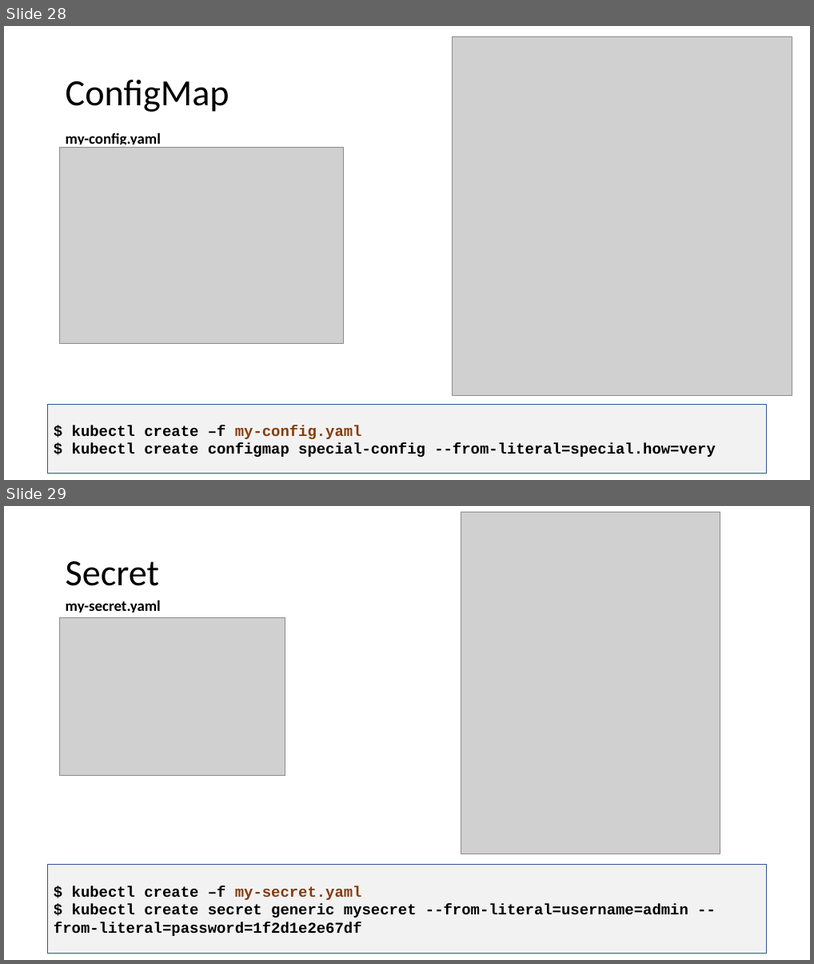
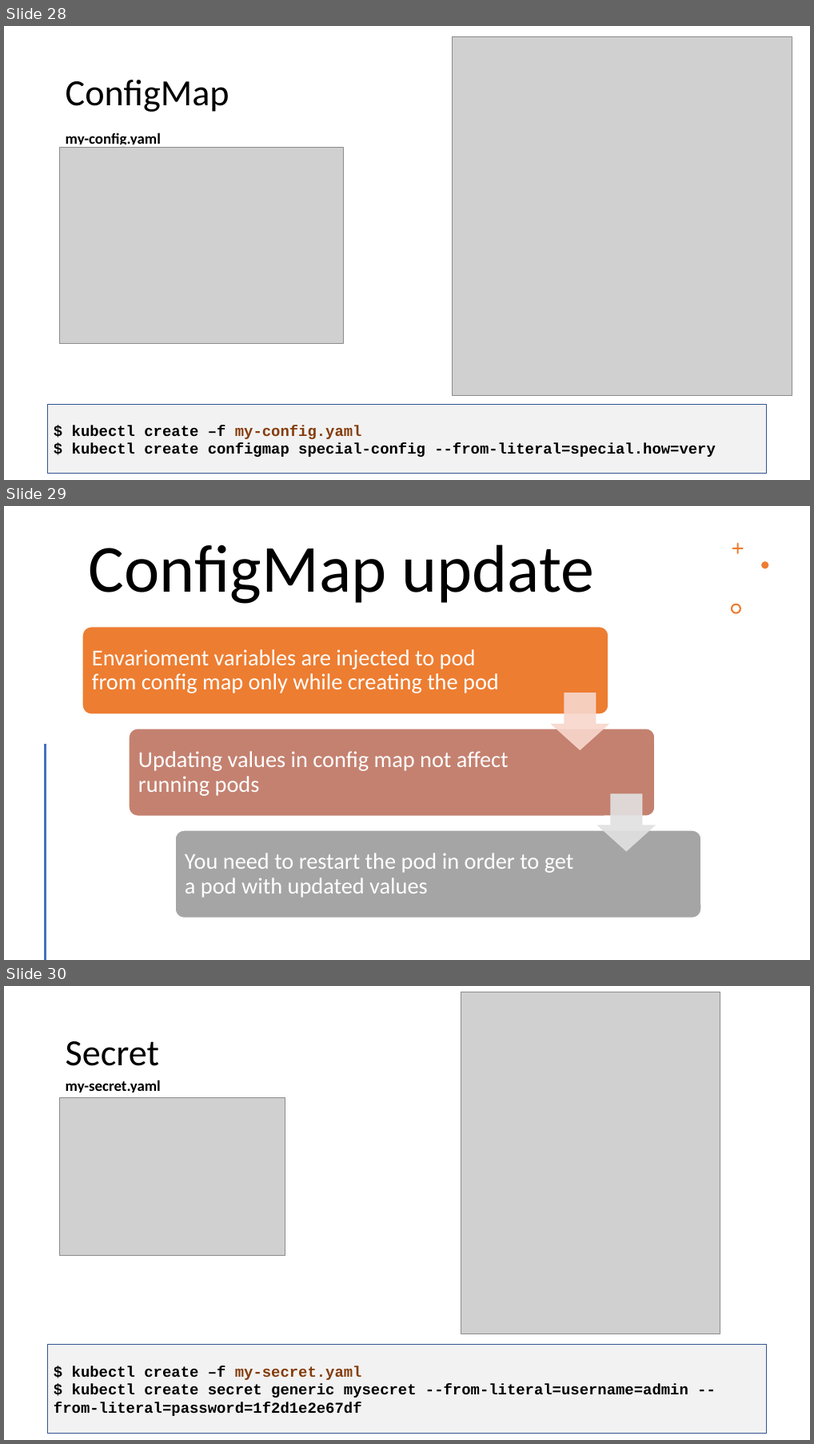
Before and after one commit to eylonmalin/k8s-training, a slide deck: day-3/Using Kubernetes Day 3.pptx. Shown one above the other, each under a label of ours: slides 28 and 29 before the commit, slides 28, 29 and 30 after it. The pictures are 814x964 and 814x1444 pixels, drawn with LibreOffice and Linux fonts; fonts in the diff are those of the drawing; grey boxes stand for pictures. Boxes give left, top, right and bottom in pixels: in the first picture for what was removed or moved away, otherwise in the second. Text is boxed around its words. In the diff, an @@ line names an element or a change of style, - is before the commit and + after.

```diff
--- a/day-3/Using Kubernetes Day 3.pptx
+++ b/day-3/Using Kubernetes Day 3.pptx
@@ slide 29 added at (4, 506, 810, 960), background #FFFFFF @@
@@ text added at (89, 544, 594, 604), 80 pt, text #000000 @@
+ConfigMap update
@@ freeform shape added at (732, 543, 744, 554), fill #ED7D31 @@
@@ freeform shape added at (762, 562, 770, 569), fill #ED7D31 @@
@@ freeform shape added at (731, 604, 742, 614), fill #ED7D31 @@
@@ line added from (45, 745) to (45, 959), #ED7D31 2 pt @@
@@ group added at (82, 627, 702, 917): 3 rounded rectangles, 3 texts, 2 down arrows @@
+Envarioment variables are injected to pod from config map only while creating the pod
+Updating values in config map not affect running pods
+You need to restart the pod in order to get a pod with updated values
@@ what was slide 29 is now slide 30 @@
```
Also in this commit, not shown: 12 slides changed, 1 other slide added, 1 slide removed.
